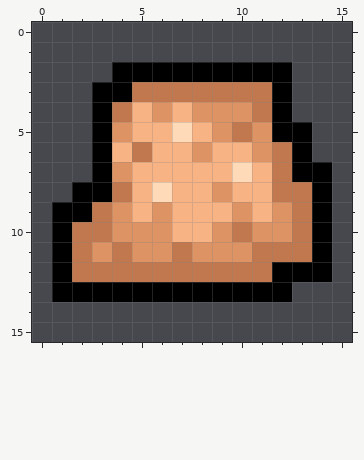
A pixel-art sprite gets an edit: resources/iron.png. The first picture shows the starting point.
The file is 16x16 pixels.
And afterwards:
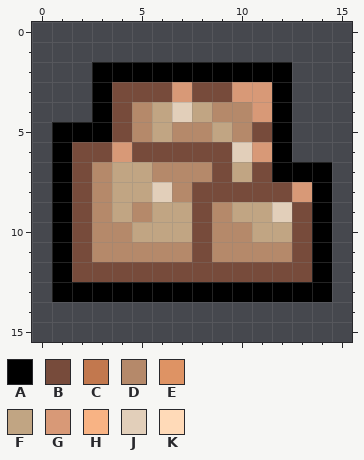
Palette (. is transparent): A #000000  B #774b3b  C #c2784e  D #b5896a  E #de9364  F #c1a583  G #d89977  H #f8b384  J #e2cfba  K #ffdab8
The edit:
@@ x 0..15 @@
  1 ................
- 2 ....AAAAAAAAA...
- 3 ...AACCCCCCCA...
- 4 ...ACHEHEEECA...
- 5 ...AEHHKHECEAA..
- 6 ...AHCHHEHHECA..
- 7 ...AEHHHHHKHCAA.
- 8 ..AACHKHHEHHCCA.
- 9 .AACEHEHHHEHECA.
-10 .ACCEEEHHECEECA.
-11 .ACECEECEEECCCA.
-12 .ACCCCCCCCCCAAA.
-13 .AAAAAAAAAAAA...
+ 2 ...AAAAAAAAAA...
+ 3 ...ABBBGBBGGA...
+ 4 ...ABDFJFDDGA...
+ 5 .AAABDFDDFDBA...
+ 6 .ABBGBBBBBJGA...
+ 7 .ABDFFDDDBFBAAA.
+ 8 .ABDFFJDBBBBBGA.
+ 9 .ABDFDFFBDFFJBA.
+10 .ABDDFFFBDDFFBA.
+11 .ABDDDDDBDDDDBA.
+12 .ABBBBBBBBBBBBA.
+13 .AAAAAAAAAAAAAA.
 14 ................
Where, in picture pixels (left, top, right, bottom), the same in both pictures:
changed: (52, 62, 332, 302)
